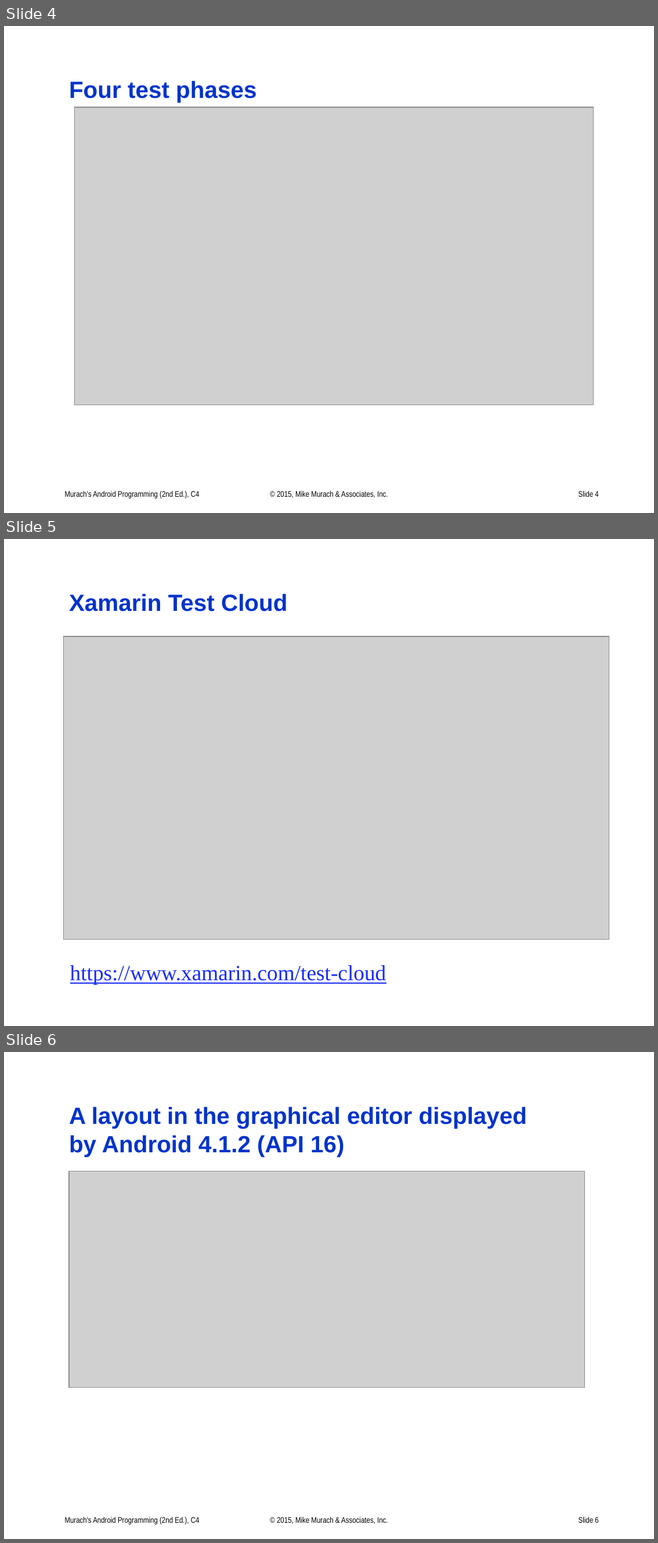
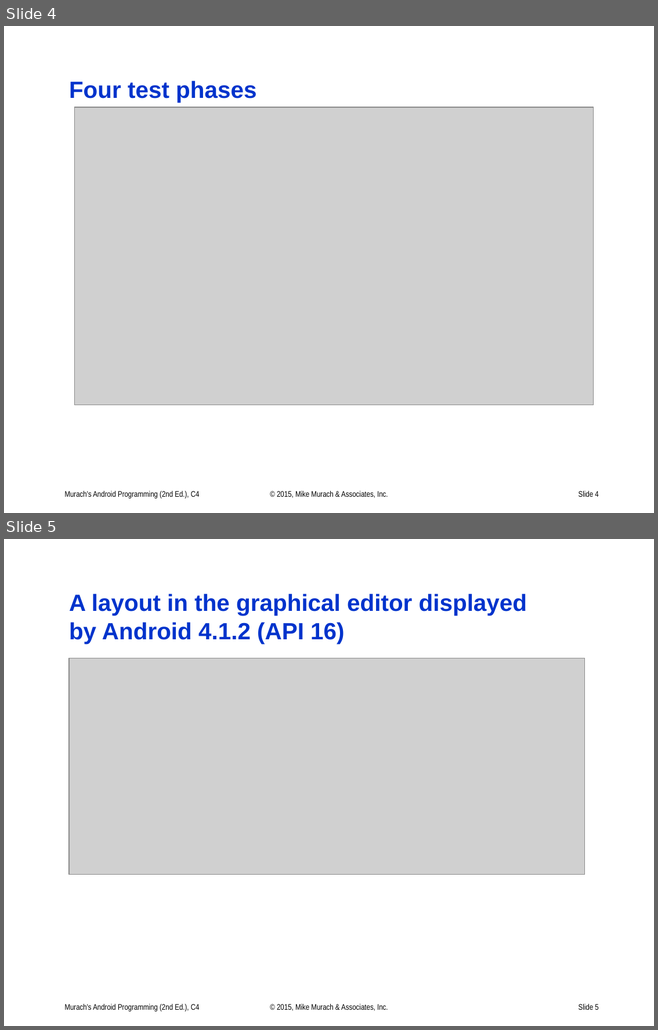
Before and after one commit to UO-CIS/CIS399Android-CourseMaterials, a slide deck: Notes and Slides/CIS399wk1Day5-Debugging.pptx. Shown one above the other, each under a label of ours: slides 4, 5 and 6 before the commit, slides 4 and 5 after it. The pictures are 658x1543 and 658x1030 pixels, drawn with LibreOffice and Linux fonts; fonts in the diff are those of the drawing; grey boxes stand for pictures. Boxes give left, top, right and bottom in pixels: in the first picture for what was removed or moved away, otherwise in the second. Text is boxed around its words. In the diff, an @@ line names an element or a change of style, - is before the commit and + after.

```diff
--- a/Notes and Slides/CIS399wk1Day5-Debugging.pptx
+++ b/Notes and Slides/CIS399wk1Day5-Debugging.pptx
@@ slide 5 removed at (x1=4, y1=539, x2=654, y2=1026), background #FFFFFF @@
@@ title removed at (x1=69, y1=594, x2=288, y2=611) @@
-Xamarin Test Cloud
@@ picture removed at (x1=64, y1=636, x2=609, y2=939) @@
@@ text removed at (x1=70, y1=965, x2=386, y2=984) @@
-https://www.xamarin.com/test-cloud
@@ what was slide 6 is now slide 5 @@
```
Also in this commit, not shown: 3 other files.
